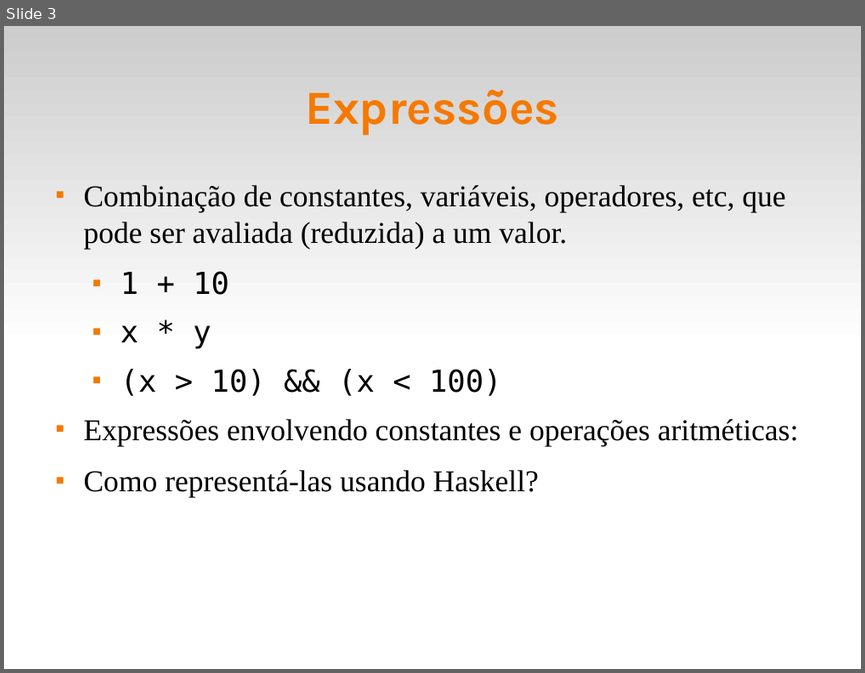
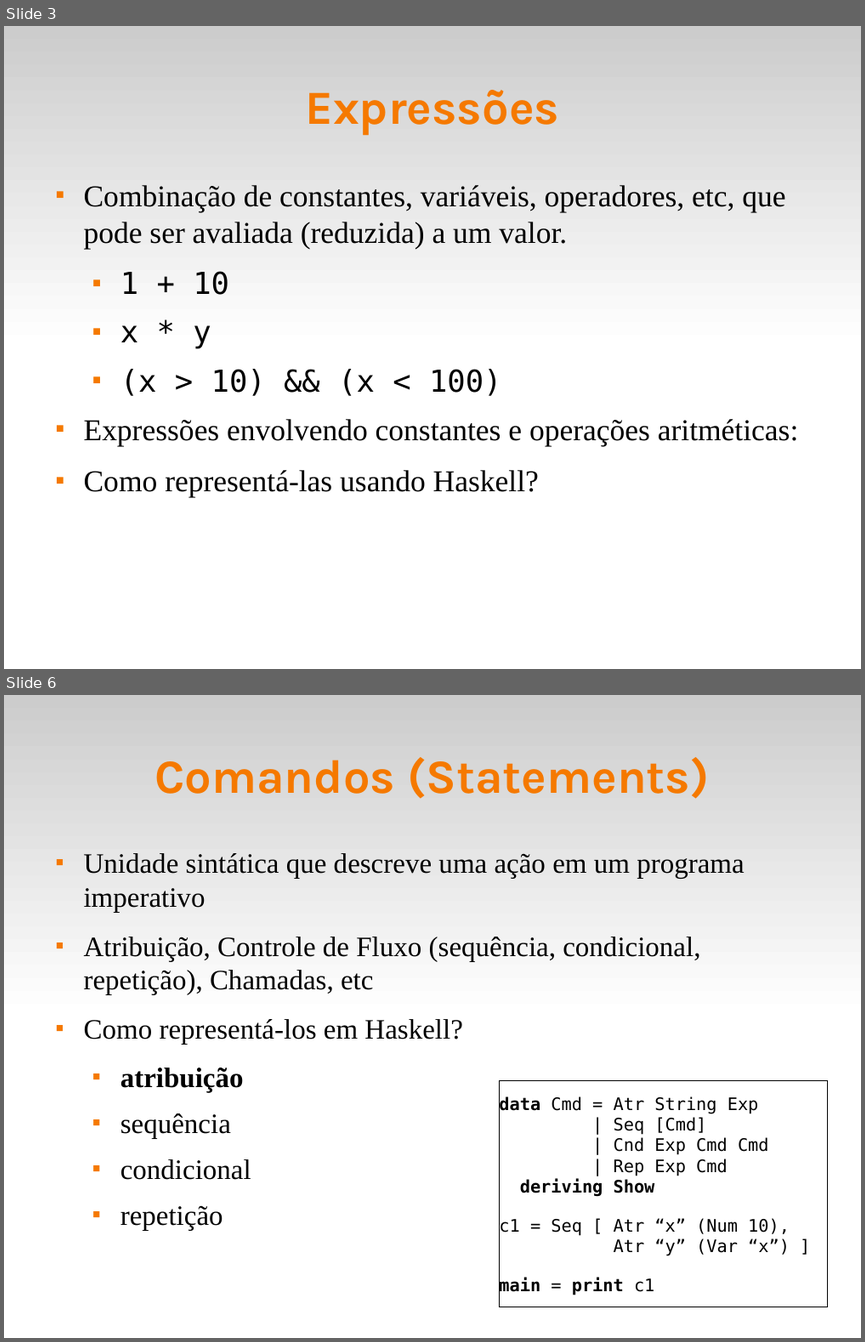
Before and after one commit to fsantanna-uerj/EDL, a slide deck: slides/edl-11-lang.odp. Shown one above the other, each under a label of ours: slide 3 before the commit, slides 3 and 6 after it; the slides between them are not shown. The pictures are 865x673 and 865x1342 pixels, drawn with LibreOffice and Linux fonts; fonts in the diff are those of the drawing. Boxes give left, top, right and bottom in pixels: in the first picture for what was removed or moved away, otherwise in the second. Text is boxed around its words. In the diff, an @@ line names an element or a change of style, - is before the commit and + after.

```diff
--- a/slides/edl-11-lang.odp
+++ b/slides/edl-11-lang.odp
@@ slide 6 added at <box>4,695,861,1338</box>, background #FFFFFF; not listed: 1 template element that a slide beside it also shows @@
@@ title added at <box>154,757,709,799</box>, 44 pt, text #F57900, bold @@
+Comandos (Statements)
@@ text added at <box>84,853,744,1231</box>, 26 pt, text #000000 @@
+■ Unidade sintática que descreve uma ação em um programa imperativo
+■ Atribuição, Controle de Fluxo (sequência, condicional, repetição), Chamadas, etc
+■ Como representá-los em Haskell?
+  ■ atribuição
+  ■ sequência
+  ■ condicional
+  ■ repetição
@@ rectangle added at <box>500,1081,828,1307</box>, fill #FFFFFF, outline #000000 0 pt, 16 pt, text #000000 @@
+data Cmd = Atr String Exp
+| Seq [Cmd]
+| Cnd Exp Cmd Cmd
+| Rep Exp Cmd
+deriving Show
+c1 = Seq [ Atr “x” (Num 10),
+Atr “y” (Var “x”) ]
+main = print c1
```
Also in this commit, not shown: 1 slide changed, 3 other slides added, 1 slide removed, 2 other files.
